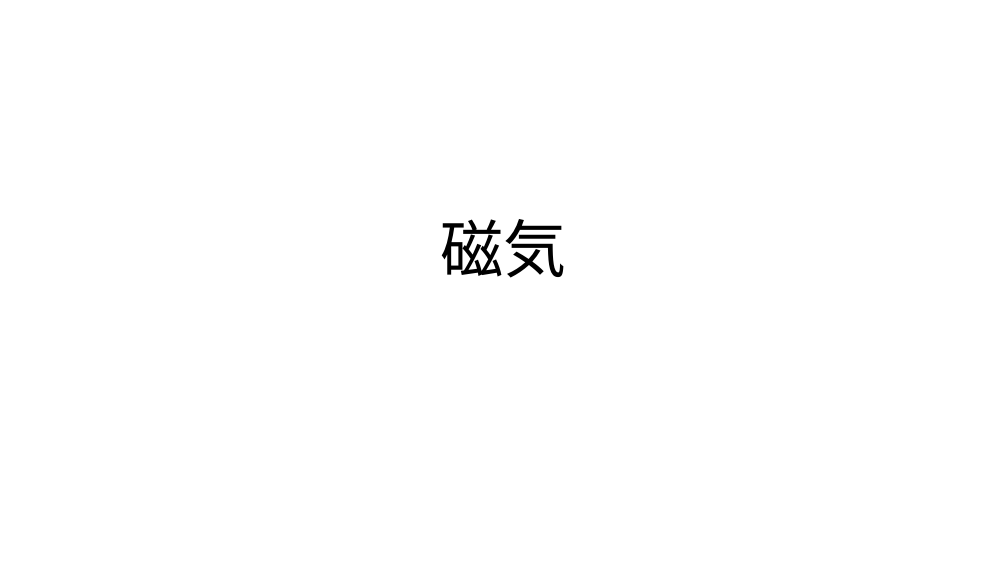
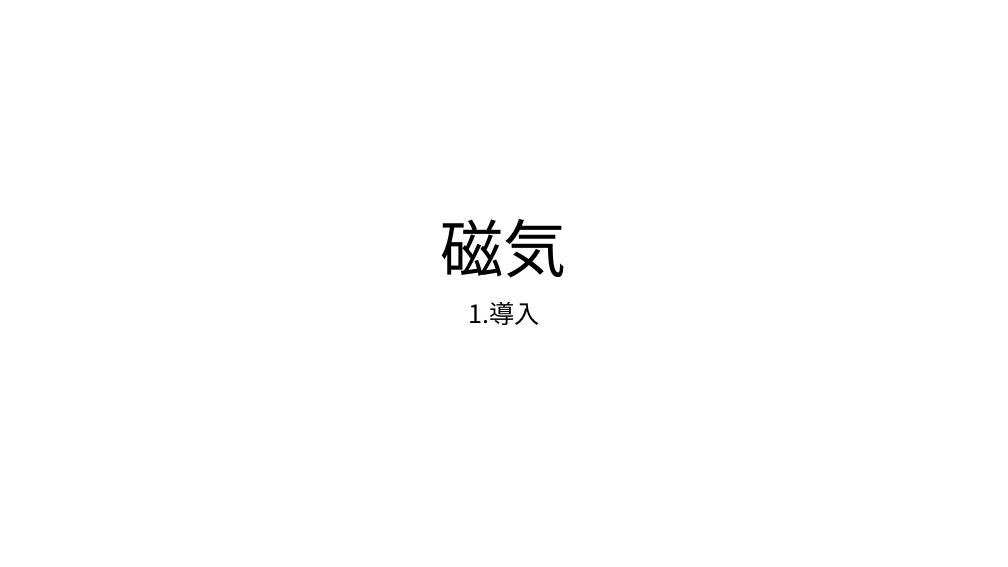
Before and after one commit to irucairuca/denkinonigemichi, a slide deck: slide 1 of irucadenkidaigaku/slide/jiki.pptm. Drawn at 1008x567 pixels with LibreOffice and Linux fonts; fonts in the diff are those of the drawing. Boxes give left, top, right and bottom in pixels: in the first picture for what was removed or moved away, otherwise in the second. Text is boxed around its words. In the diff, an @@ line names an element or a change of style, - is before the commit and + after.

```diff
--- a/irucadenkidaigaku/slide/jiki.pptm
+++ b/irucadenkidaigaku/slide/jiki.pptm
@@ subtitle added at (468,302,539,325), 24 pt, text #000000 @@
+1.導入
```
Also in this commit, not shown: 1 other slide changed, 26 slides added.
